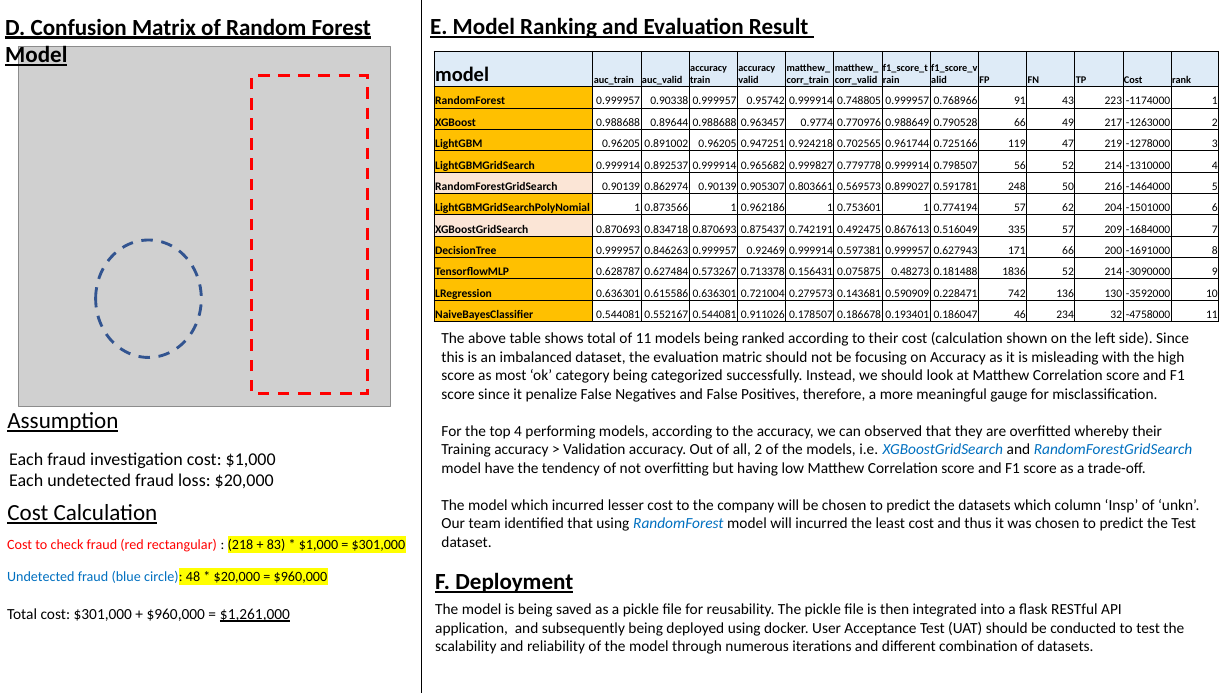
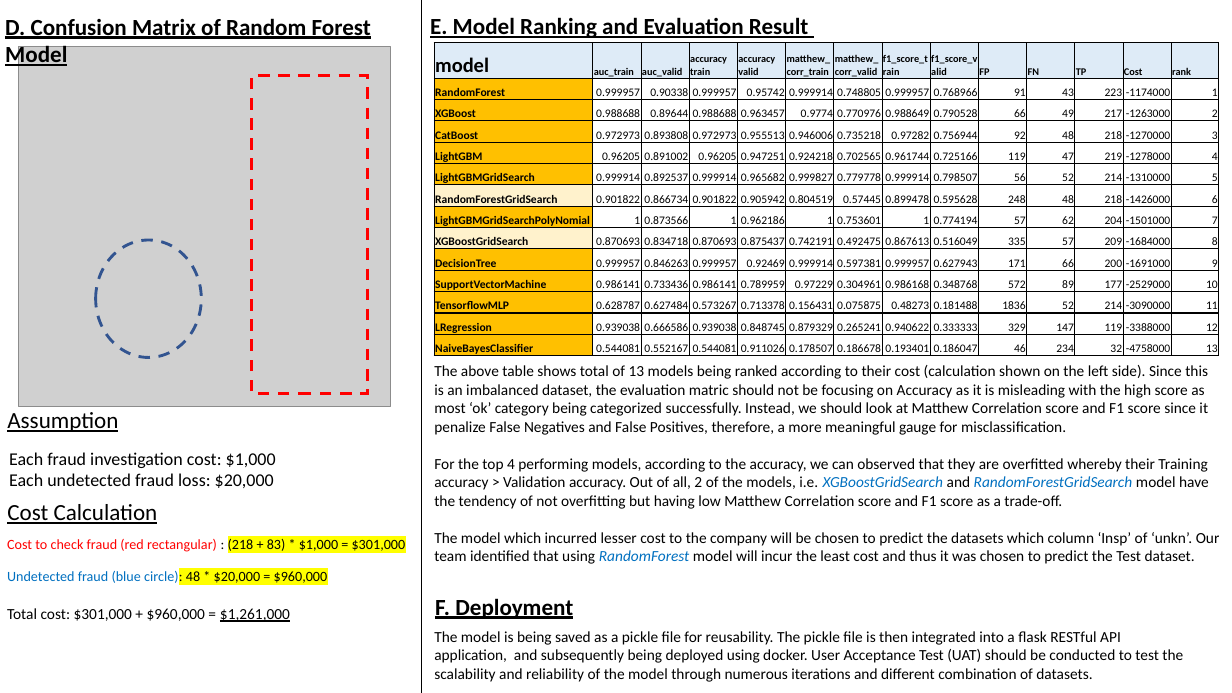
Before and after one commit to twlkenneth/EBAC_Sem2_CA1, a slide deck: slide 3 of consolidated_answers.pptx. Drawn at 1232x693 pixels with LibreOffice and Linux fonts; fonts in the diff are those of the drawing; grey boxes stand for pictures; background and template pictures are left out. Boxes give left, top, right and bottom in pixels: in the first picture for what was removed or moved away, otherwise in the second. Text is boxed around its words. In the diff, an @@ line names an element or a change of style, - is before the commit and + after.

Commit message:
fix bugs for gridsearch in fitting model with best parameters, adding Catboost and SVM to q2_fraud_detection models

```diff
--- a/consolidated_answers.pptx
+++ b/consolidated_answers.pptx
@@ table at bbox=[434, 43, 1217, 360] @@
-row 4: LightGBM | 0.96205 | 0.891002 | 0.96205 | 0.947251 | 0.924218 | 0.702565 | 0.961744 | 0.725166 | 119 | 47 | 219 | -1278000 | 3
-row 5: LightGBMGridSearch | 0.999914 | 0.892537 | 0.999914 | 0.965682 | 0.999827 | 0.779778 | 0.999914 | 0.798507 | 56 | 52 | 214 | -1310000 | 4
-row 6: RandomForestGridSearch | 0.90139 | 0.862974 | 0.90139 | 0.905307 | 0.803661 | 0.569573 | 0.899027 | 0.591781 | 248 | 50 | 216 | -1464000 | 5
-row 7: LightGBMGridSearchPolyNomial | 1 | 0.873566 | 1 | 0.962186 | 1 | 0.753601 | 1 | 0.774194 | 57 | 62 | 204 | -1501000 | 6
-row 8: XGBoostGridSearch | 0.870693 | 0.834718 | 0.870693 | 0.875437 | 0.742191 | 0.492475 | 0.867613 | 0.516049 | 335 | 57 | 209 | -1684000 | 7
-row 9: DecisionTree | 0.999957 | 0.846263 | 0.999957 | 0.92469 | 0.999914 | 0.597381 | 0.999957 | 0.627943 | 171 | 66 | 200 | -1691000 | 8
-row 10: TensorflowMLP | 0.628787 | 0.627484 | 0.573267 | 0.713378 | 0.156431 | 0.075875 | 0.48273 | 0.181488 | 1836 | 52 | 214 | -3090000 | 9
-row 11: LRegression | 0.636301 | 0.615586 | 0.636301 | 0.721004 | 0.279573 | 0.143681 | 0.590909 | 0.228471 | 742 | 136 | 130 | -3592000 | 10
-row 12: NaiveBayesClassifier | 0.544081 | 0.552167 | 0.544081 | 0.911026 | 0.178507 | 0.186678 | 0.193401 | 0.186047 | 46 | 234 | 32 | -4758000 | 11
+row 4: CatBoost | 0.972973 | 0.893808 | 0.972973 | 0.955513 | 0.946006 | 0.735218 | 0.97282 | 0.756944 | 92 | 48 | 218 | -1270000 | 3
+row 5: LightGBM | 0.96205 | 0.891002 | 0.96205 | 0.947251 | 0.924218 | 0.702565 | 0.961744 | 0.725166 | 119 | 47 | 219 | -1278000 | 4
+row 6: LightGBMGridSearch | 0.999914 | 0.892537 | 0.999914 | 0.965682 | 0.999827 | 0.779778 | 0.999914 | 0.798507 | 56 | 52 | 214 | -1310000 | 5
+row 7: RandomForestGridSearch | 0.901822 | 0.866734 | 0.901822 | 0.905942 | 0.804519 | 0.57445 | 0.899478 | 0.595628 | 248 | 48 | 218 | -1426000 | 6
+row 8: LightGBMGridSearchPolyNomial | 1 | 0.873566 | 1 | 0.962186 | 1 | 0.753601 | 1 | 0.774194 | 57 | 62 | 204 | -1501000 | 7
+row 9: XGBoostGridSearch | 0.870693 | 0.834718 | 0.870693 | 0.875437 | 0.742191 | 0.492475 | 0.867613 | 0.516049 | 335 | 57 | 209 | -1684000 | 8
+row 10: DecisionTree | 0.999957 | 0.846263 | 0.999957 | 0.92469 | 0.999914 | 0.597381 | 0.999957 | 0.627943 | 171 | 66 | 200 | -1691000 | 9
+row 11: SupportVectorMachine | 0.986141 | 0.733436 | 0.986141 | 0.789959 | 0.97229 | 0.304961 | 0.986168 | 0.348768 | 572 | 89 | 177 | -2529000 | 10
+row 12: TensorflowMLP | 0.628787 | 0.627484 | 0.573267 | 0.713378 | 0.156431 | 0.075875 | 0.48273 | 0.181488 | 1836 | 52 | 214 | -3090000 | 11
+row 13: LRegression | 0.939038 | 0.666586 | 0.939038 | 0.848745 | 0.879329 | 0.265241 | 0.940622 | 0.333333 | 329 | 147 | 119 | -3388000 | 12
+row 14: NaiveBayesClassifier | 0.544081 | 0.552167 | 0.544081 | 0.911026 | 0.178507 | 0.186678 | 0.193401 | 0.186047 | 46 | 234 | 32 | -4758000 | 13
@@ table: place and size @@
-table at bbox=[434, 52, 1217, 326]
+table at bbox=[434, 43, 1217, 360]
@@ text "The above table shows total ...": place and size @@
-text "The above table shows total ..." at bbox=[441, 332, 1199, 547]
+text "The above table shows total ..." at bbox=[434, 365, 1220, 564]
@@ text at bbox=[434, 365, 1208, 435]: text changed @@
-The above table shows total of 11 models being ranked according to their cost (calculation shown on the left side). Since this is an imbalanced dataset, the evaluation matric should not be focusing on Accuracy as it is misleading with the high score as most ‘ok’ category being categorized successfully. Instead, we should look at Matthew Correlation score and F1 score since it penalize False Negatives and False Positives, therefore, a more meaningful gauge for misclassification.
+The above table shows total of 13 models being ranked according to their cost (calculation shown on the left side). Since this is an imbalanced dataset, the evaluation matric should not be focusing on Accuracy as it is misleading with the high score as most ‘ok’ category being categorized successfully. Instead, we should look at Matthew Correlation score and F1 score since it penalize False Negatives and False Positives, therefore, a more meaningful gauge for misclassification.
@@ text at bbox=[434, 532, 1220, 564]: text changed @@
-The model which incurred lesser cost to the company will be chosen to predict the datasets which column ‘Insp’ of ‘unkn’. Our team identified that using RandomForest model will incurred the least cost and thus it was chosen to predict the Test dataset.
+The model which incurred lesser cost to the company will be chosen to predict the datasets which column ‘Insp’ of ‘unkn’. Our team identified that using RandomForest model will incur the least cost and thus it was chosen to predict the Test dataset.
@@ text "F. Deployment": place and size @@
-text "F. Deployment" at bbox=[435, 572, 573, 593]
+text "F. Deployment" at bbox=[435, 598, 573, 619]
@@ text "The model is being saved ...": place and size @@
-text "The model is being saved ..." at bbox=[435, 603, 1184, 654]
+text "The model is being saved ..." at bbox=[434, 631, 1183, 682]
```
Also in this commit, not shown: 26 other files.
